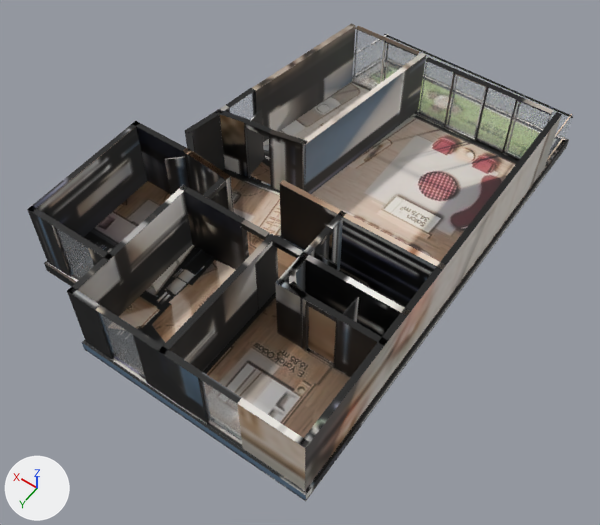
The glTF model akasya-3d/koru-19/model.glb: old version first, new version second.
Camera for both pictures: a camera (50 mm lens) standing at (-9.4, 13.75, 18.69) and looking at (-0.72, 1.6, -0.4). Every picture has the same lights, and +X, +Y and +Z are marked at lower left. The first picture is the older version. Where no turn or scale is listed for an object, it has been applied to the vertices. Vertices at exactly the same position are counted once.
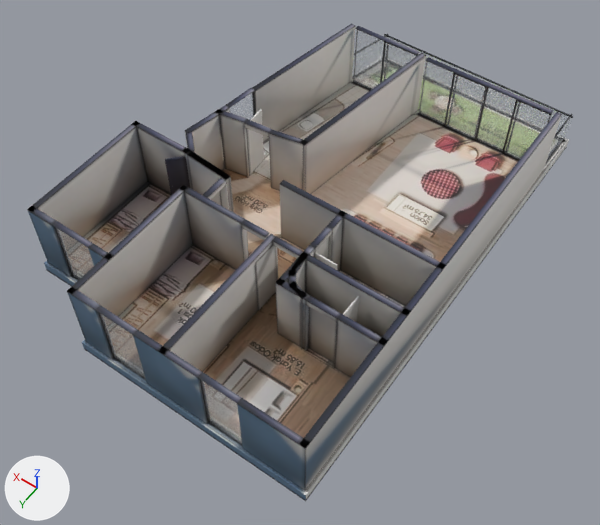
The change, as a list of edits to the scene's bpy script:
```text
Change mat_baked:
    where n3 = _N.new('ShaderNodeMapping'); n3.name = 'Mapping'
    n3.inputs[1].default_value: (0.00128, -14.96, 0.0) -> (0.00123, -14.97, 0.0)  # 'Location'
    n3.inputs[3].default_value: (15.97, 15.95, 1.0) -> (15.77, 15.97, 1.0)  # 'Scale'
Change me_mesh_0:
    used by ob_mesh_0; location = (-5.03, 7.4, -0.36)
    remove me_mesh_0.from_pydata(...)  # 2940 vertices, 5390 faces; spans x 0.0..10.06, y -14.83..0.0, z 0.0..2.62
    add me_mesh_0.from_pydata(...)  # 2272 vertices, 4052 faces; spans x 0.0..10.06, y -14.83..0.0, z 0.0..2.62
    me_mesh_0 part 1: 1 vertex moved within x 8.31, y -7.41, z 0.35; 668 vertices removed from x 0.0..8.39, y -13.13..0.0, z 0.0..0.35
    me_mesh_0 part 2: 2360 kept faces spanning x 0.0..10.06, y -14.83..0.0, z 0.0..2.62 get new texture (UV) coordinates
```

Where the change shows, as pixel boxes (x1, y1, x2, y2) in the pictures (600 x 525 px):
'Mesh_0', surface changed: (27, 23, 573, 498) in both
part 1 of me_mesh_0, reshaped (mostly hidden): before (46, 168, 547, 501)
part 2 of me_mesh_0, surface changed (black to grey): (27, 23, 573, 490) in both
